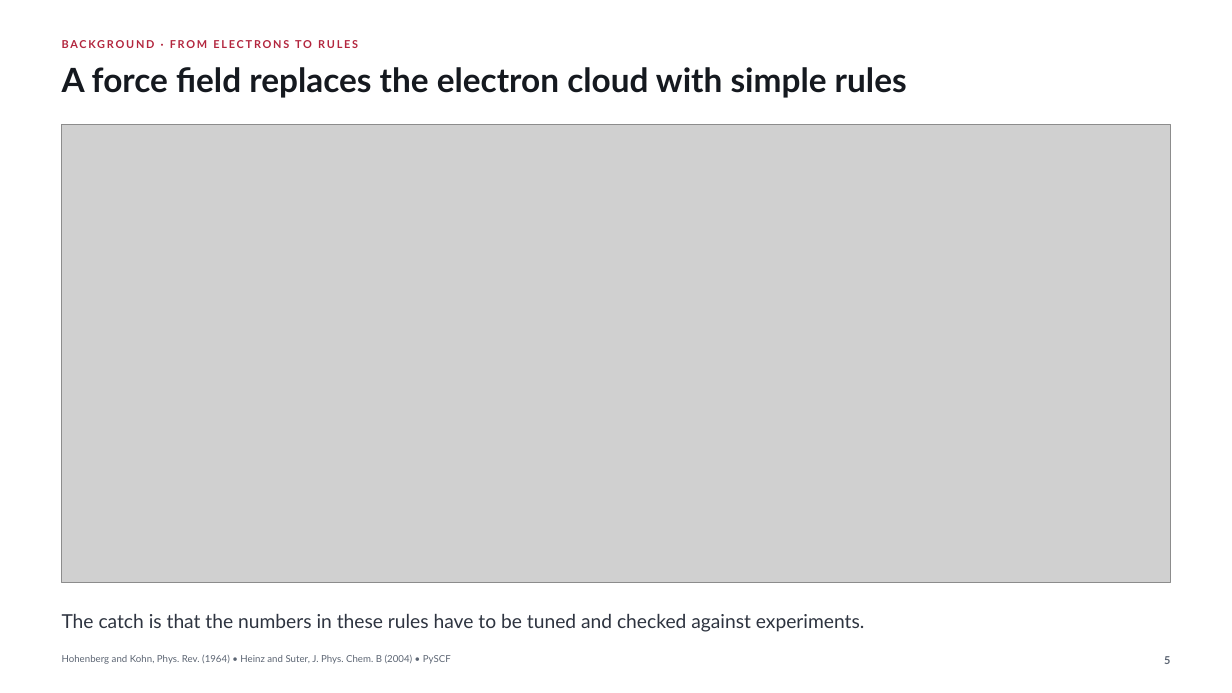
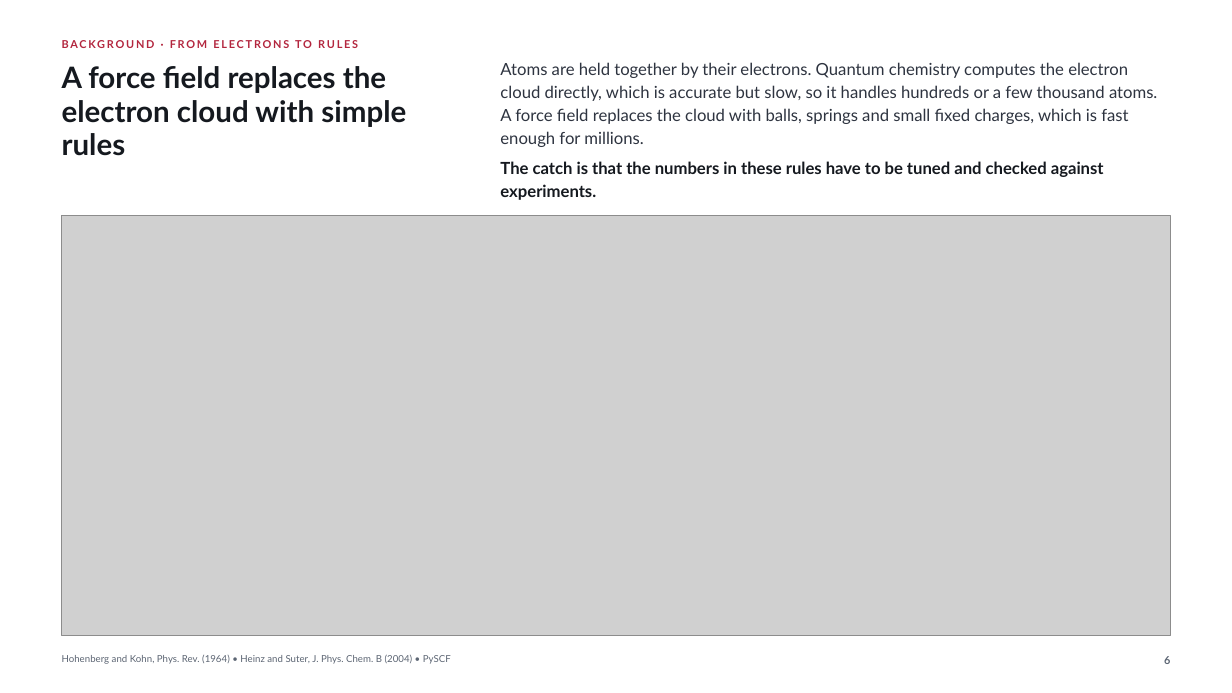
Before and after one commit to fl-sean03/fl-sean03.github.io, a slide deck: slide 6 of static/decks/interface-force-field/downloads/iff-visual-showcase.pptx (slide 5 before the commit). Drawn at 1232x693 pixels with LibreOffice and Linux fonts; fonts in the diff are those of the drawing; grey boxes stand for pictures. Boxes give left, top, right and bottom in pixels: in the first picture for what was removed or moved away, otherwise in the second. Text is boxed around its words. In the diff, an @@ line names an element or a change of style, - is before the commit and + after.

Commit message:
Add plain explanations to every IFF slide and redraw the five terms
Each picture slide now has two to four plain sentences beside its title
and a takeaway at its foot, the same in the viewer, the PowerPoint and
the PDF. The five energy terms are redrawn as five panels of one ethanol
and one water, each keeping only its own atoms in colour and drawing its
motion on the geometry, with the stretch along the O–H bond, the bend
centred on the oxygen, the twist about the C–C axis, the van der Waals
pair ringed and joined, and δ+ and δ− on the charged pair. A new third
slide shows why it matters through catalysts, medicine, bones and teeth,
and cement. The examples are numbered 1 to 3, the IFF Agent slide shows
its eight steps as small pictures built from the deck’s own figures and
rhodium’s published values, and the thank-you slide folds into the
answer, so the deck stays at 15 slides. The platinum result is stated
more cautiously, as a shift from cubes toward tetrahedra.

source/README.md explains how each picture is made, how to rebuild and
check the deck and how it was iterated, and it replaces
SOURCE-REBUILD.md. The checks it names now live in source/, with
verify.py for three-format parity, metadata and wording, interact.py for
the viewer controls and title.py for the Writings title image. A code
review then removed unused options from the build and figure code
without changing any output.

Claude-Session: 1e0464e8-20be-5170-b059-13392d79747b
Claude-Agent: iff-deck-designer

```diff
--- a/static/decks/interface-force-field/downloads/iff-visual-showcase.pptx
+++ b/static/decks/interface-force-field/downloads/iff-visual-showcase.pptx
@@ text at bbox=[62, 66, 386, 93]: text changed; size 26 to 23 pt @@
-A force field replaces the electron cloud with simple rules
+A force field replaces the
@@ text added at bbox=[500, 62, 1128, 78], 13 pt, text #2E3440 @@
+Atoms are held together by their electrons. Quantum chemistry computes the electron
@@ text added at bbox=[500, 85, 1157, 101], 13 pt, text #2E3440 @@
+cloud directly, which is accurate but slow, so it handles hundreds or a few thousand atoms.
@@ text added at bbox=[62, 100, 406, 127], 23 pt, text #15191F, bold @@
+electron cloud with simple
@@ text added at bbox=[500, 108, 1128, 124], 13 pt, text #2E3440 @@
+A force field replaces the cloud with balls, springs and small fixed charges, which is fast
@@ text added at bbox=[62, 133, 126, 156], 23 pt, text #15191F, bold @@
+rules
@@ text added at bbox=[500, 131, 643, 147], 13 pt, text #2E3440 @@
+enough for millions.
@@ text at bbox=[500, 161, 1104, 177]: text changed; size 15 to 13 pt; text colour #2E3440 to #15191F; bold on @@
-The catch is that the numbers in these rules have to be tuned and checked against experiments.
+The catch is that the numbers in these rules have to be tuned and checked against
@@ text added at bbox=[500, 184, 596, 200], 13 pt, text #15191F, bold @@
+experiments.
@@ picture: place and size @@
-picture at bbox=[62, 125, 1171, 583]
+picture at bbox=[62, 215, 1171, 635]
```
Also in this commit, not shown: 12 other slides changed, 2 slides added, 2 slides removed, 32 other files.
